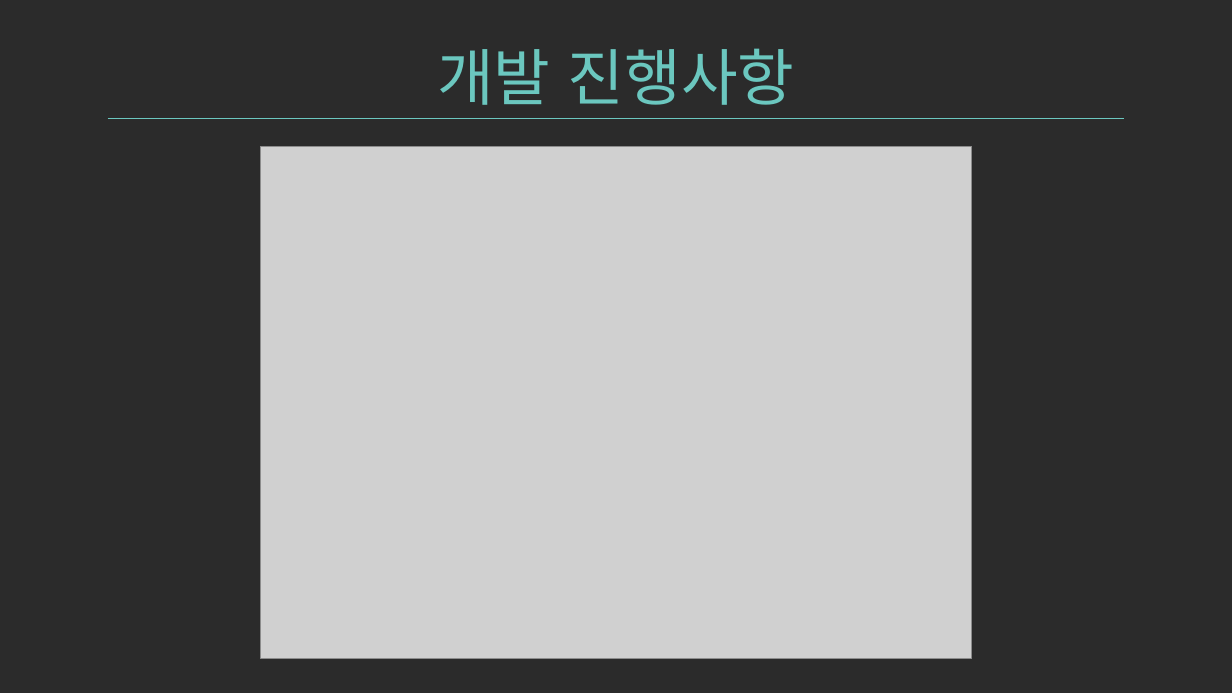
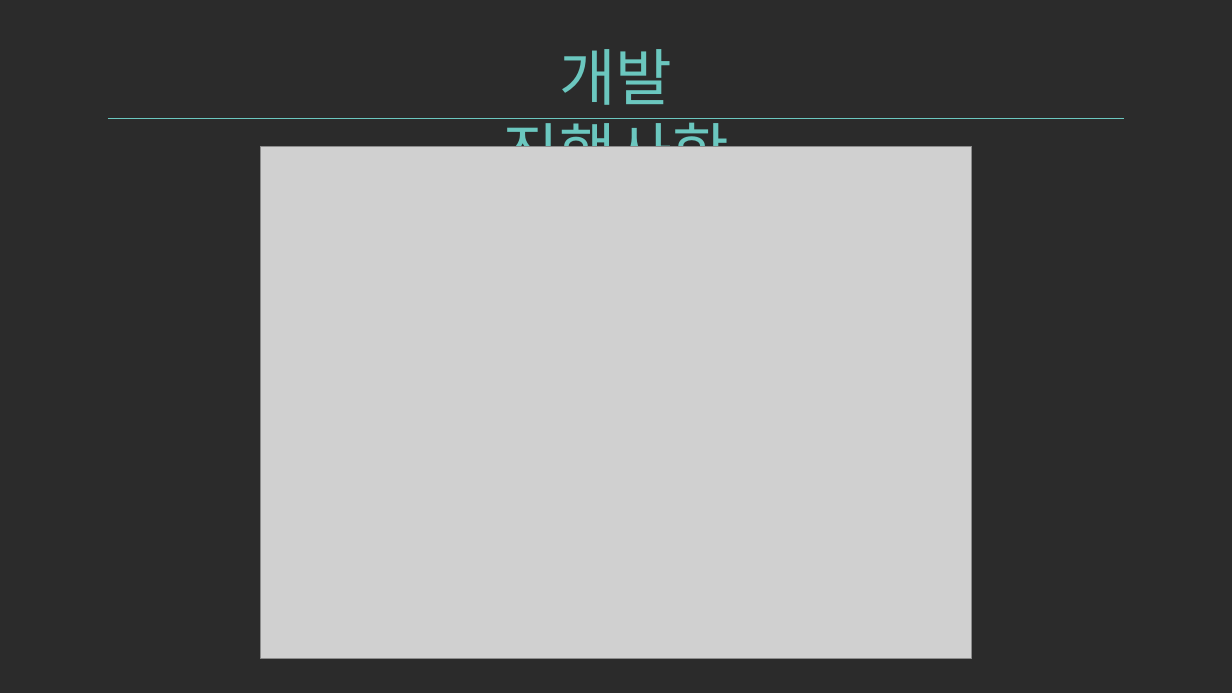
Before and after one commit to Team-Achi/Docs, a slide deck: slide 6 of PPT/캡스톤디자인_9주차_중간데모_발표자료_5조.pptx. Drawn at 1232x693 pixels with LibreOffice and Linux fonts; fonts in the diff are those of the drawing; grey boxes stand for pictures; background and template pictures are left out; a plain dark background stands for a picture behind light text. Boxes give left, top, right and bottom in pixels: in the first picture for what was removed or moved away, otherwise in the second. Text is boxed around its words. In the diff, an @@ line names an element or a change of style, - is before the commit and + after.

```diff
--- a/PPT/캡스톤디자인_9주차_중간데모_발표자료_5조.pptx
+++ b/PPT/캡스톤디자인_9주차_중간데모_발표자료_5조.pptx
@@ text "개발 진행사항": place and size @@
-text "개발 진행사항" at [437, 48, 795, 105]
+text "개발 진행사항" at [503, 49, 730, 147]
@@ text "개발 진행사항" at [503, 49, 730, 147]: font Arial Narrow to Noto Sans CJK KR @@
```
Also in this commit, not shown: 12 other slides changed.
